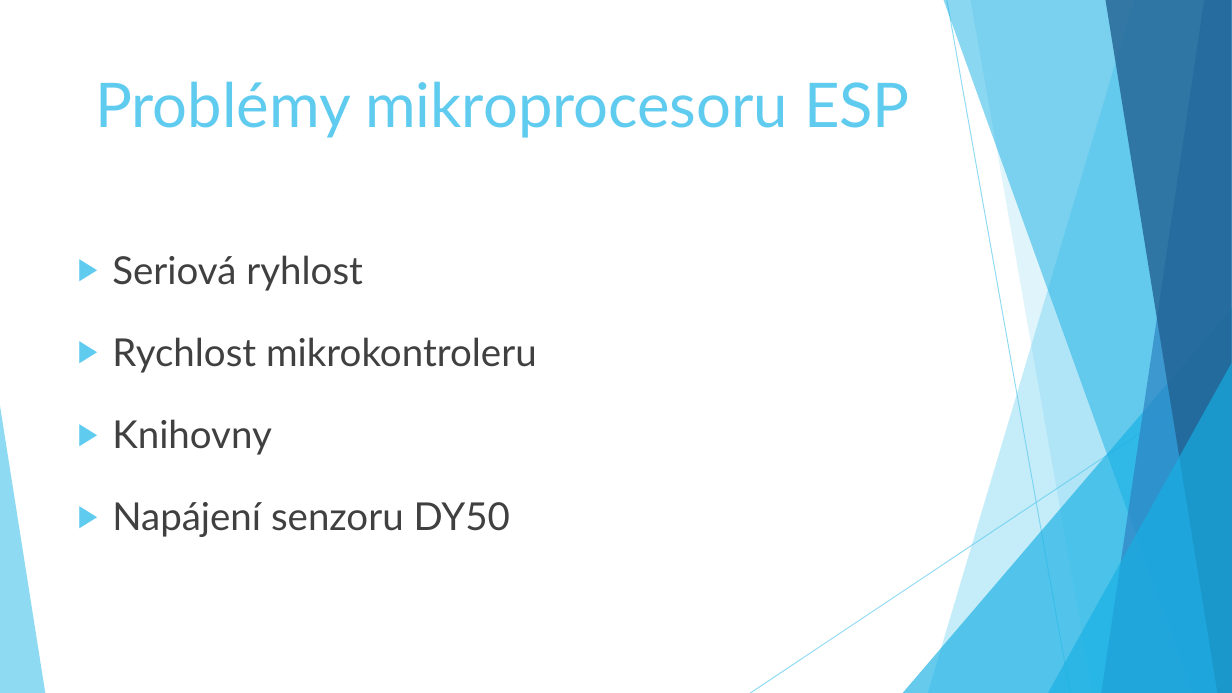
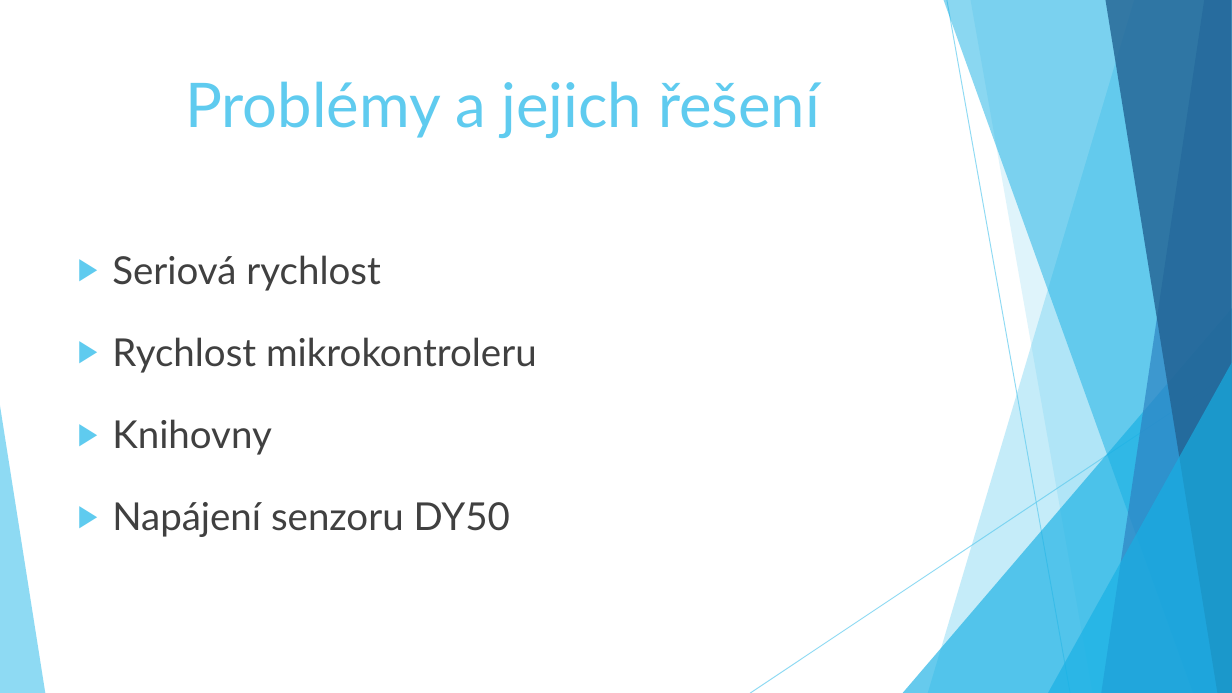
Before and after one commit to it1527/projekt, a slide deck: slide 9 of Finalni_projekt/Čtečka otisků prstů.pptx. Drawn at 1232x693 pixels with LibreOffice and Linux fonts; fonts in the diff are those of the drawing. Boxes give left, top, right and bottom in pixels: in the first picture for what was removed or moved away, otherwise in the second. Text is boxed around its words. In the diff, an @@ line names an element or a change of style, - is before the commit and + after.

```diff
--- a/Finalni_projekt/Čtečka otisků prstů.pptx
+++ b/Finalni_projekt/Čtečka otisků prstů.pptx
@@ title at [185, 81, 820, 138]: text changed @@
-Problémy mikroprocesoru ESP
+Problémy a jejich řešení
@@ text at [112, 255, 381, 291]: text changed @@
-▶ Seriová ryhlost
+▶ Seriová rychlost
```
